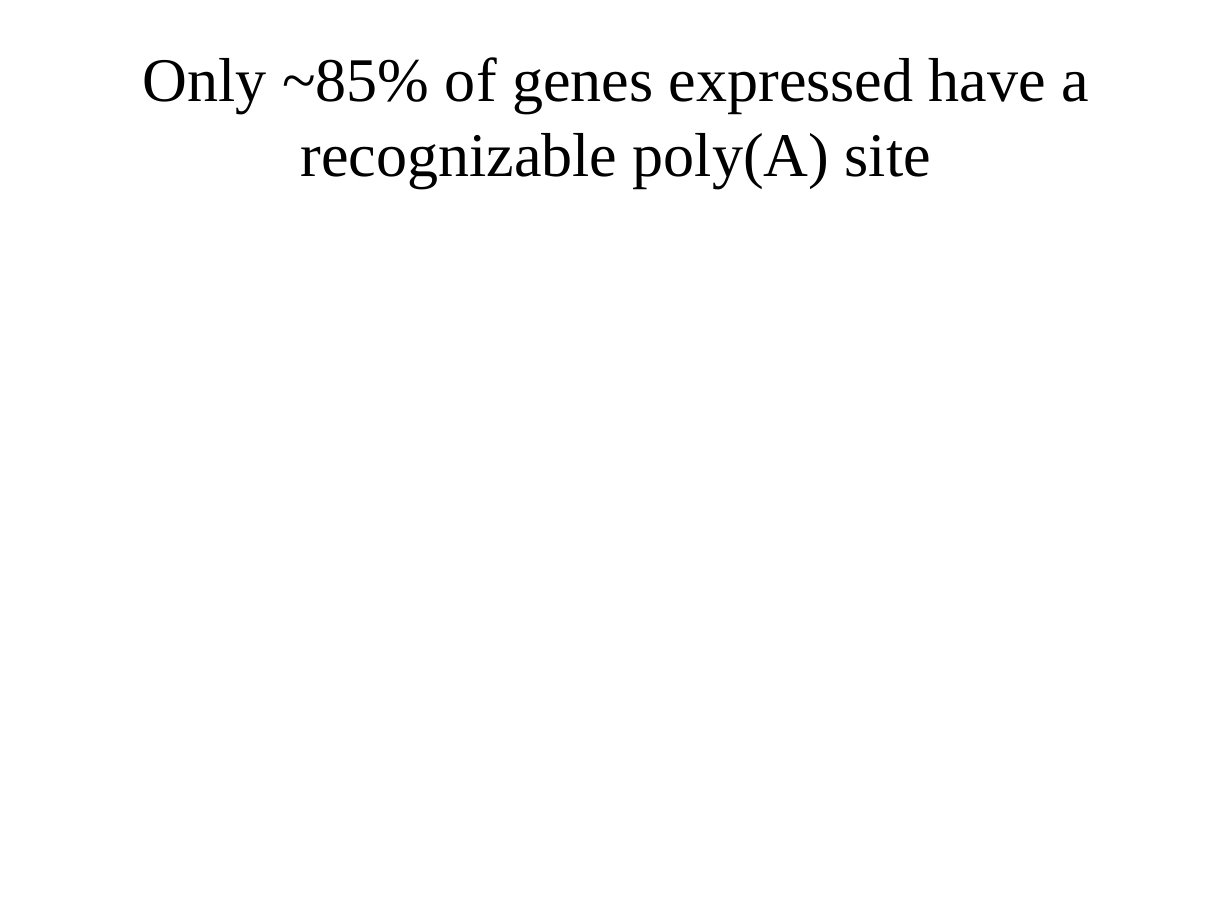
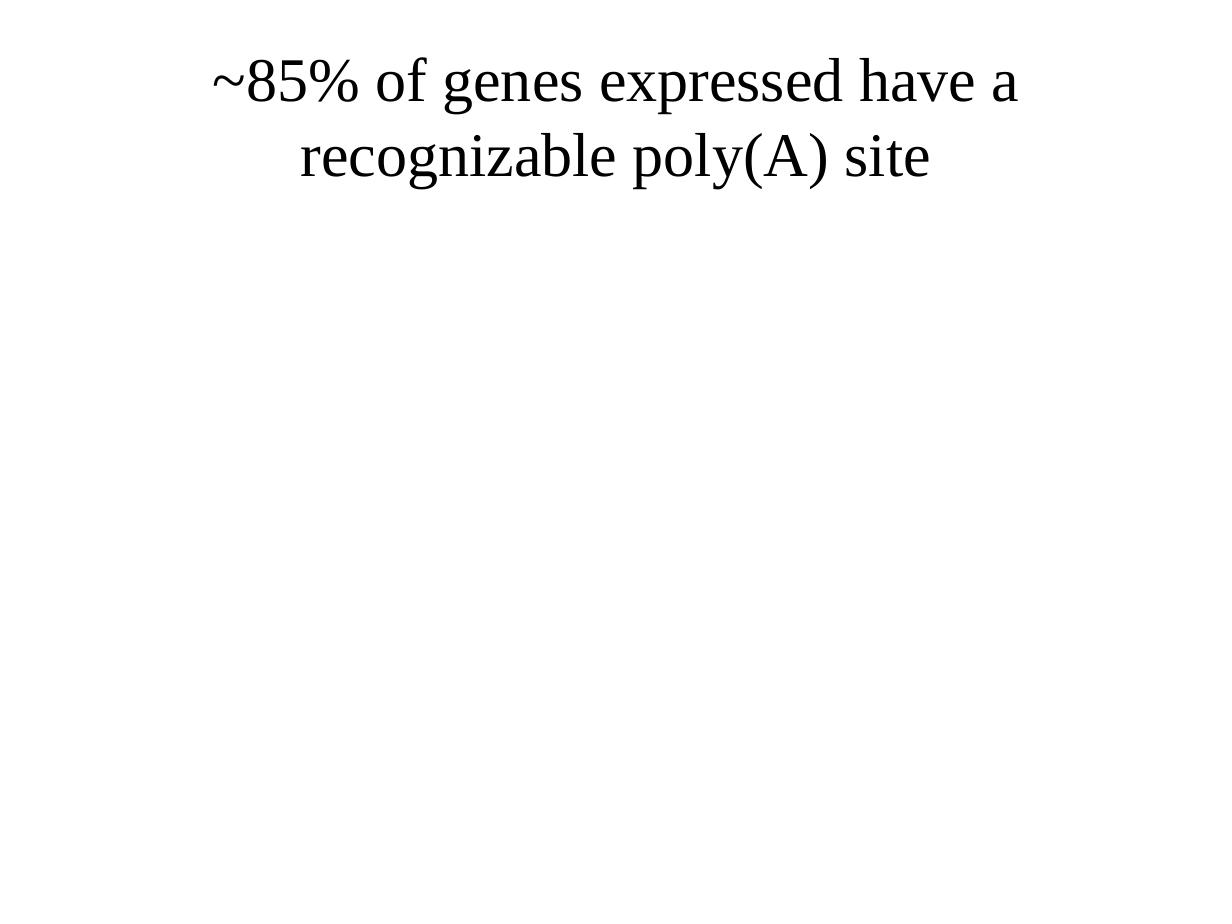
Before and after one commit to wilkinsonlab/m-oryzae-polya, a slide deck: slide 8 of doc/version_21_test/oryzae_presentation.odp. Drawn at 1232x924 pixels with LibreOffice and Linux fonts; fonts in the diff are those of the drawing. Boxes give left, top, right and bottom in pixels: in the first picture for what was removed or moved away, otherwise in the second. Text is boxed around its words. In the diff, an @@ line names an element or a change of style, - is before the commit and + after.

Commit message:
new polyA extract

```diff
--- a/doc/version_21_test/oryzae_presentation.odp
+++ b/doc/version_21_test/oryzae_presentation.odp
@@ title at (x1=213, y1=57, x2=1020, y2=188): text changed @@
-Only ~85% of genes expressed have a recognizable poly(A) site
+~85% of genes expressed have a recognizable poly(A) site
```
Also in this commit, not shown: 28 other slides changed, 2 slides added, 1 slide removed, 6 other files.
